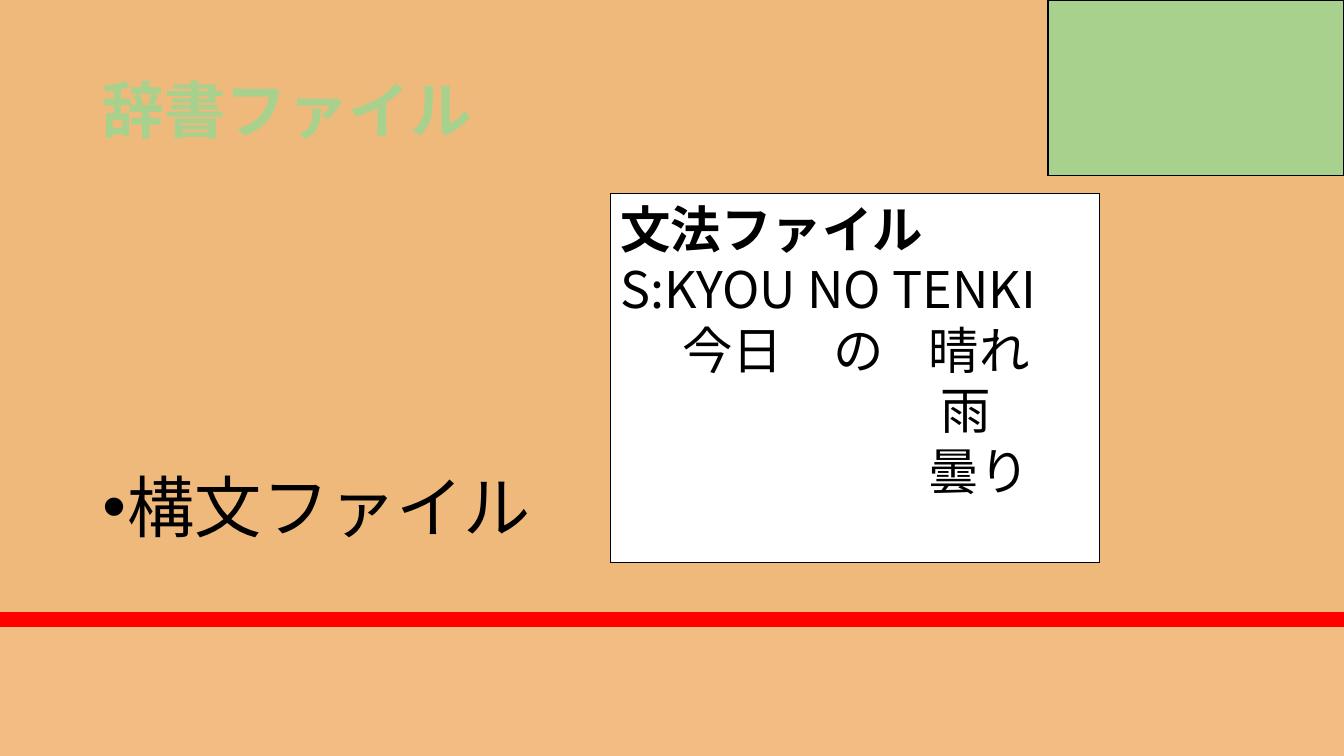
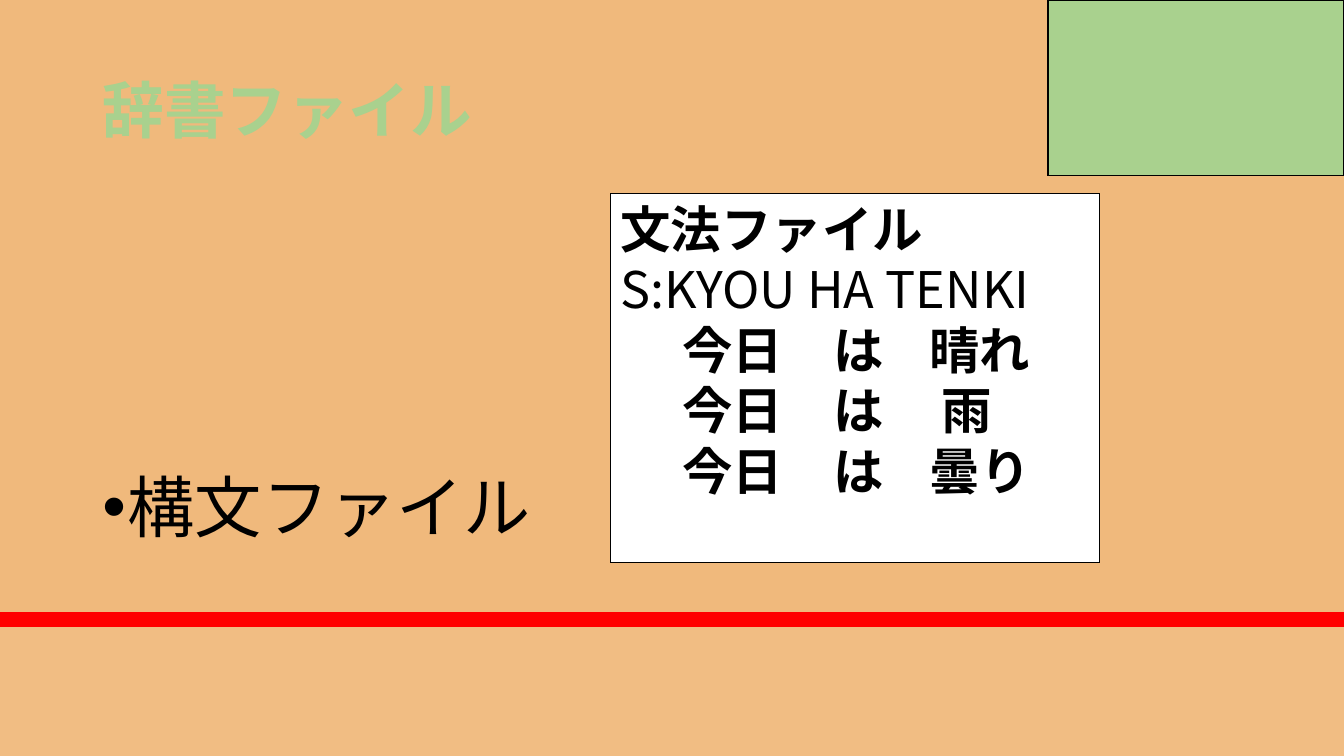
Before and after one commit to RikiishiSuzunosuke/AIspeaker_yosie, a slide deck: slide 14 of presentation/AIスピーカー開発_3_main.pptx. Drawn at 1344x756 pixels with LibreOffice and Linux fonts; fonts in the diff are those of the drawing. Boxes give left, top, right and bottom in pixels: in the first picture for what was removed or moved away, otherwise in the second. Text is boxed around its words. In the diff, an @@ line names an element or a change of style, - is before the commit and + after.

Commit message:
ppt update

```diff
--- a/presentation/AIスピーカー開発_3_main.pptx
+++ b/presentation/AIスピーカー開発_3_main.pptx
@@ text in rectangle at (621,270,1031,495): text changed; bold on @@
-S:KYOU NO TENKI
-今日 の 晴れ
-雨
-曇り
+S:KYOU HA TENKI
+今日 は 晴れ
+今日 は 雨
+今日 は 曇り
```
Also in this commit, not shown: 9 other slides changed, 6 slides added, 4 other files.
